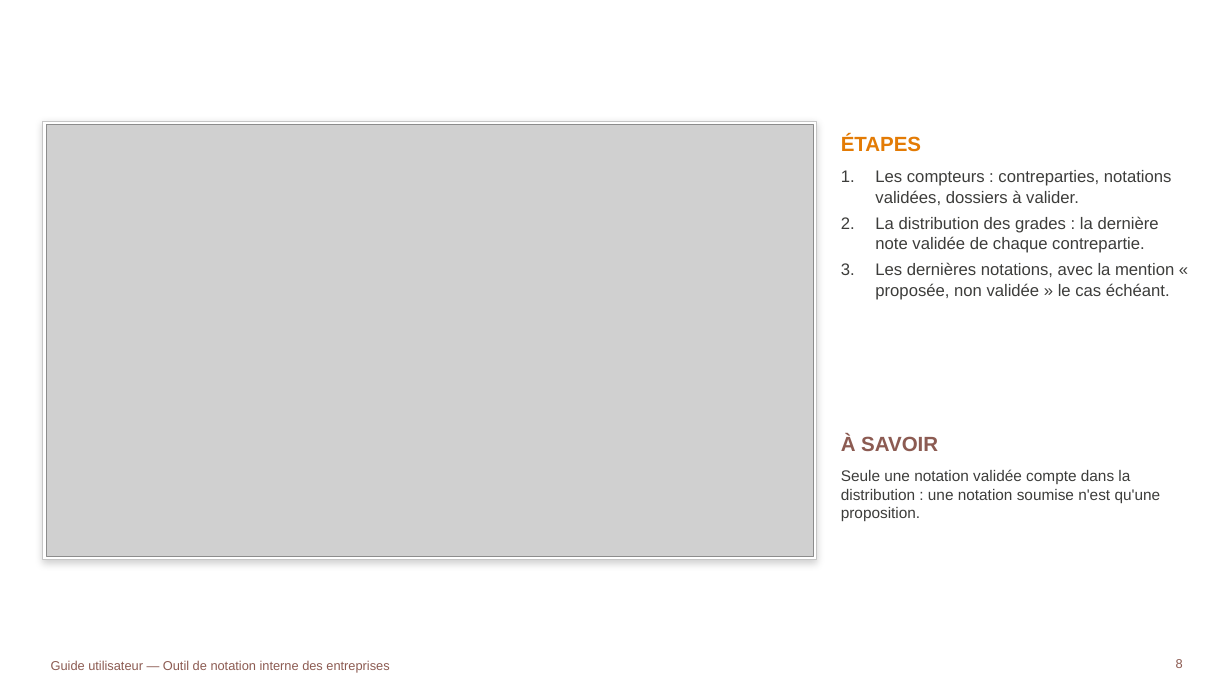
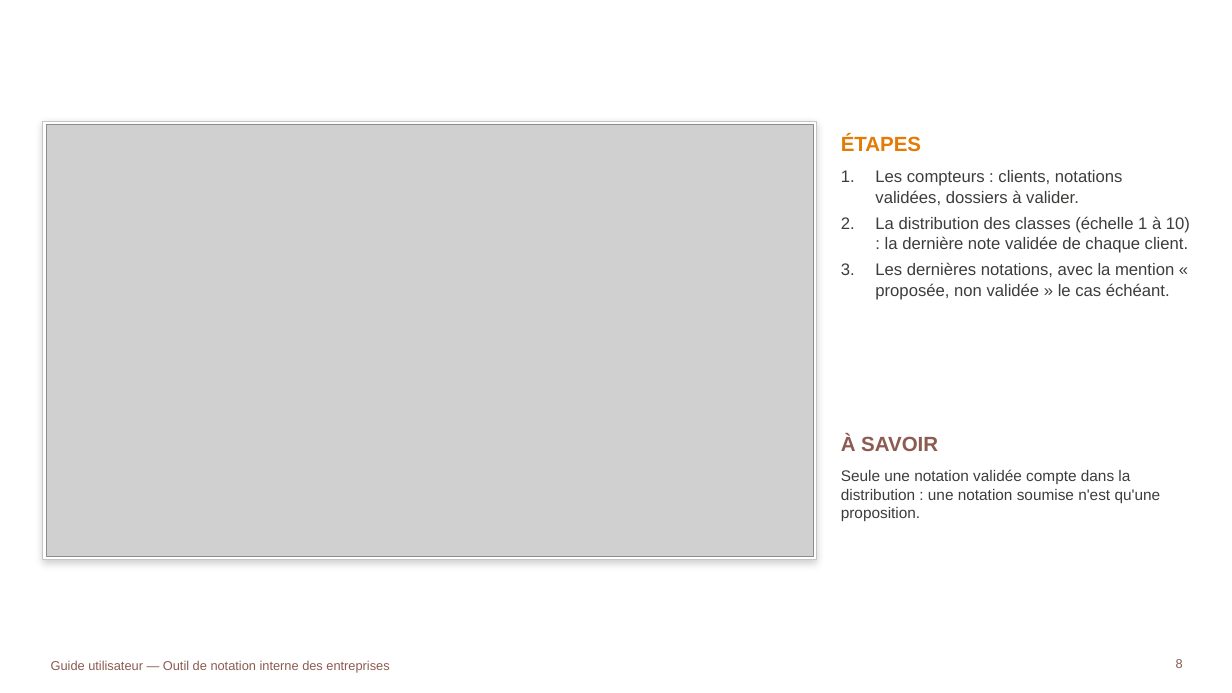
Before and after one commit to tariqeddoumi/Entreprise-scoring-cl, a slide deck: slide 8 of docs/guides/Guide_utilisateur_outil_notation.pptx. Drawn at 1232x693 pixels with LibreOffice and Linux fonts; fonts in the diff are those of the drawing; grey boxes stand for pictures; background and template pictures are left out. Boxes give left, top, right and bottom in pixels: in the first picture for what was removed or moved away, otherwise in the second. Text is boxed around its words. In the diff, an @@ line names an element or a change of style, - is before the commit and + after.

```diff
--- a/docs/guides/Guide_utilisateur_outil_notation.pptx
+++ b/docs/guides/Guide_utilisateur_outil_notation.pptx
@@ text at box(875, 170, 1190, 253): text changed @@
-1. Les compteurs : contreparties, notations validées, dossiers à valider.
-2. La distribution des grades : la dernière note validée de chaque contrepartie.
+1. Les compteurs : clients, notations validées, dossiers à valider.
+2. La distribution des classes (échelle 1 à 10) : la dernière note validée de chaque client.
```
Also in this commit, not shown: 22 other slides changed, 2 slides added, 26 other files.
